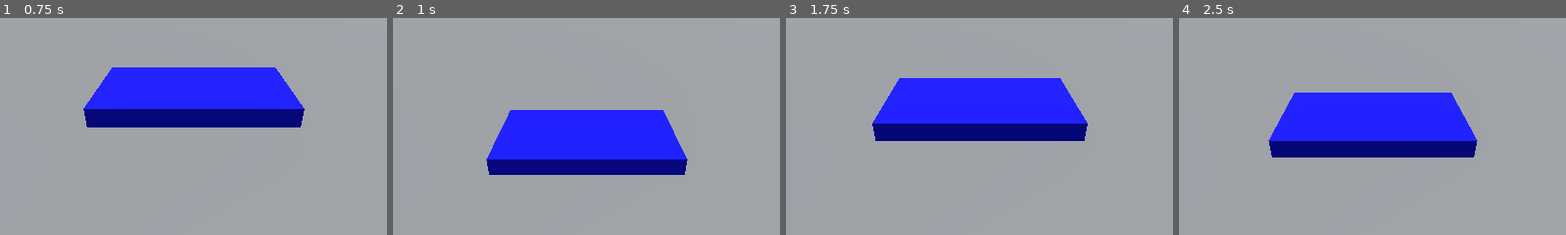
Above: before the commit, frames 1-4 (left to right).
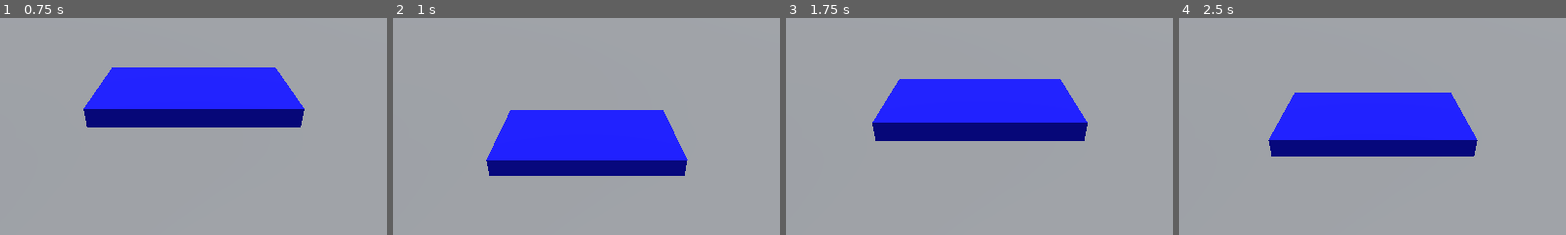
Above: after the commit, the same moments.

Repository: KarumGhag/car
Game: Godot game, scene res://world/World.tscn
Same seed, same stepped clock (60 frames per second), same inputs: the game is played once before the commit and once after it.
Inputs:
- Up to frame 1 (0.75 s): no input
- Up to frame 2 (1 s): no input
- Up to frame 3 (1.75 s): no input
- Up to frame 4 (2.5 s): no input
The pictures show only the part of the screen within x 25-75%, y 34-84%; the shares and areas given below are measured in that part.

Frame 1 is identical in both runs. In frame 2, 0.5% of the frame differs, in the area x 24-77%, y 44-73%; in frame 3, 0.5%; in frame 4, 0.5%, in the area x 23-78%, y 34-65%.

Commit message:
Fixed rocking

Diff:
--- a/car/wheel.gd
+++ b/car/wheel.gd
@@ -42,48 +42,32 @@
 	if not is_colliding():
 		return
 
-	#------Suspension------
+	origin = global_position
+	applyPos = origin - car.global_position
+	collisionPoint = get_collision_point()
 
-	upDir = global_transform.basis.y.normalized()
+	# Get updated spring direction
+	upDir = (origin - collisionPoint).normalized()
 
-	#Vector3(0, 1, 0).cross(Vector(1, 0 ,0 )) returns Vector3(0, 0, -1)
+	#  Update lateralDir now that upDir changed
+	forwardDir = global_transform.basis.z.normalized()
+	lateralDir = upDir.cross(forwardDir).normalized()
+
+	# Wheel velocity at this wheel
 	wheelVelocity = car.linear_velocity + car.angular_velocity.cross(applyPos)
-
 	lateralSpeed = wheelVelocity.dot(lateralDir)
-
 	lateralFrictionForce = -lateralSpeed * grip * lateralDir
 
+	# Suspension forces
+	length = (origin - collisionPoint).length()
+	extension = restLen - length
+	speed = wheelVelocity.dot(upDir)
 
+	springForce = springConst * extension
+	dampForce = -speed * damping
+	springForce = clamp(springForce + dampForce, -maxForce, maxForce)
 
-	#gets positon of the wheel and the position relative to the car
-	origin = global_position
-	applyPos = origin - car.global_position
-	#where the ray cast collided
-	collisionPoint = get_collision_point()
-
-
-
-
-	#gets the length of the raycast
-	length = (origin - collisionPoint).length()
-	#gets how far off the extension the length of the spring is
-	extension = restLen - length
-
-	#gets how fast the car is moving vertically
-	speed = car.linear_velocity.dot(upDir)
-
-	#hookes law, Force = constant * extension
-	springForce = springConst * extension
-	#makes it bouce less depending on how much its moving
-	dampForce = -speed * damping
-
-	#calculates overall force and limits it, turns it into a vector 3
-	springForce = clamp(springForce + dampForce, -maxForce, maxForce)
-	overallForce = (upDir * springForce) + lateralFrictionForce
-
-
-
-	#applies it, applyPos is needed bc apply_force() second param takes it relative to the location of the rigidbody not at a specific point in world
+	overallForce = upDir * springForce + lateralFrictionForce
 	car.apply_force(overallForce, applyPos)
 
 
